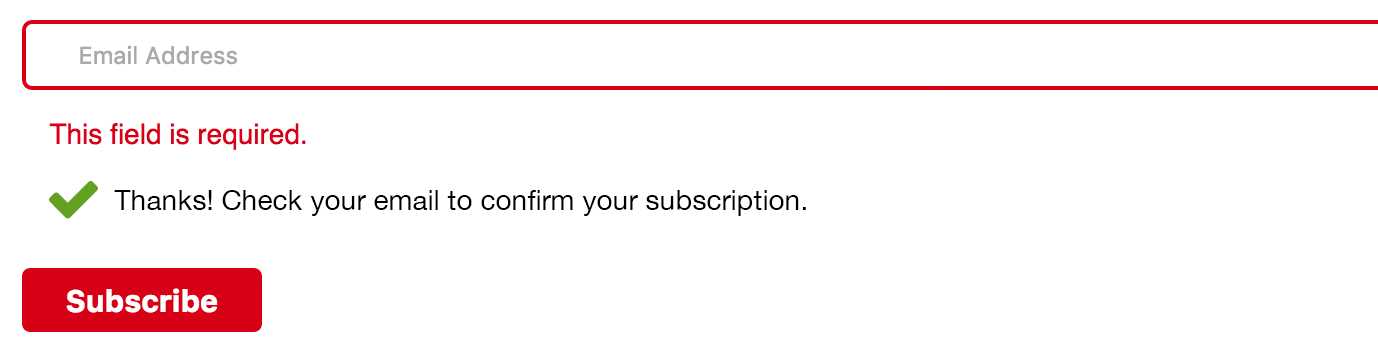
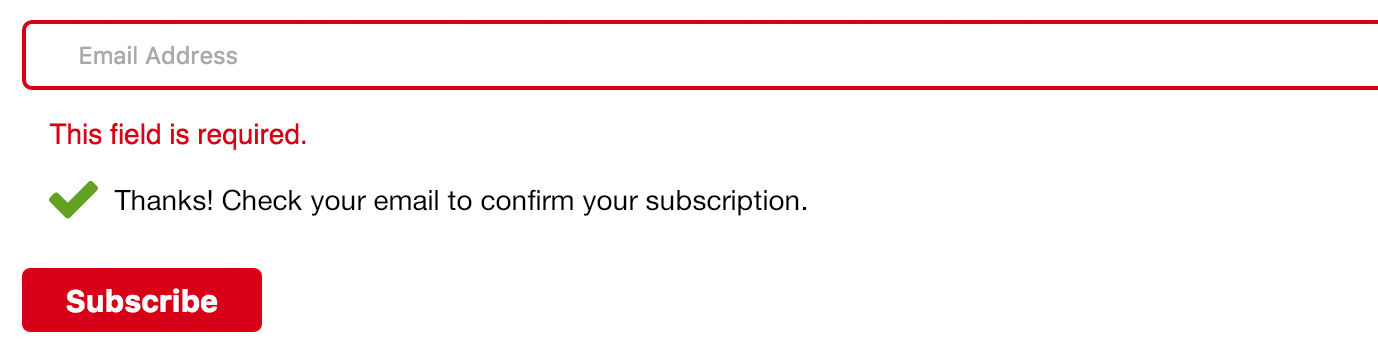
Two versions of the same layered image (1378 x 363). Layer-by-layer changes:
painted on "Thanks! Check your email to confirm your subscription." over [114, 189, 806, 216]
